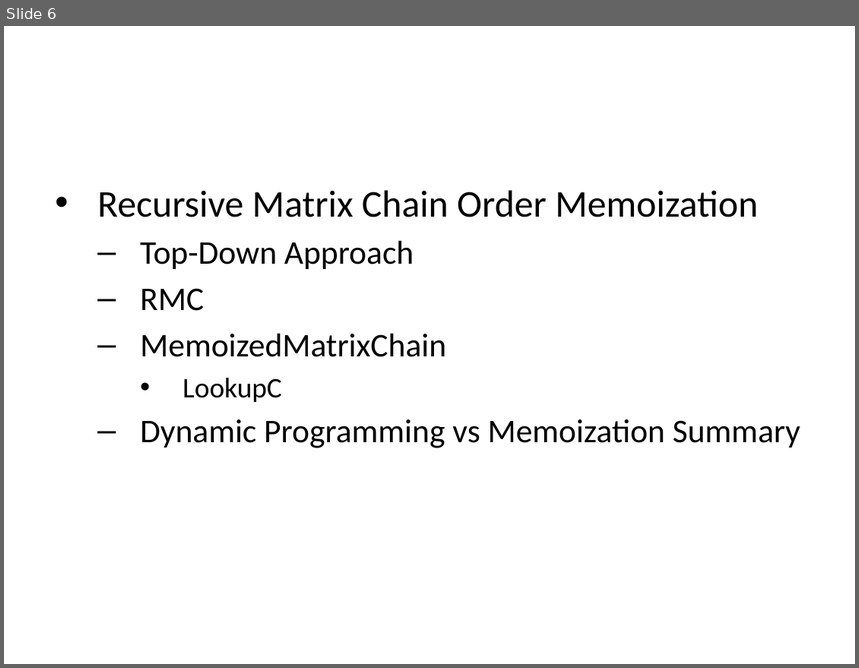
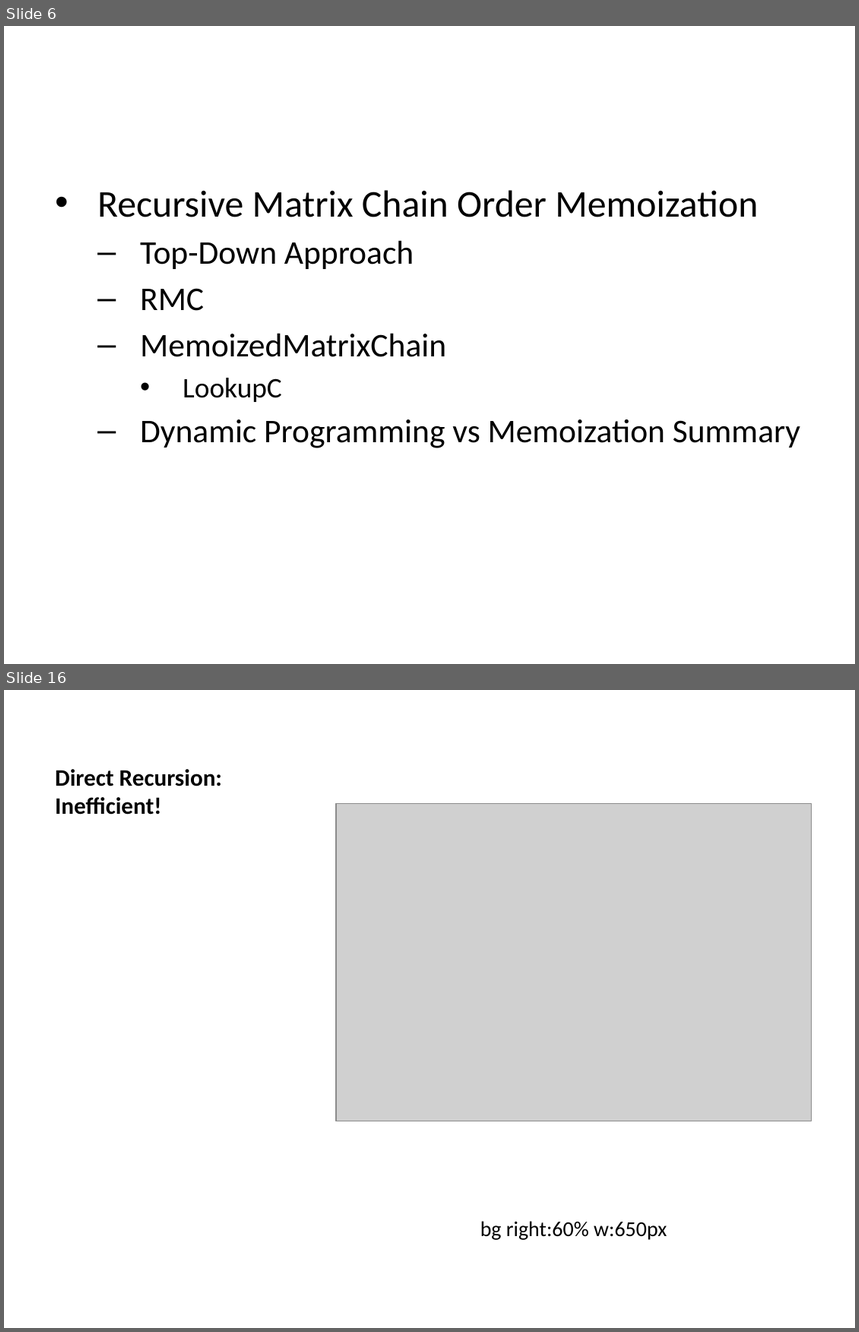
Before and after one commit to ucoruh/ce100-algorithms-and-programming-II, a slide deck: docs/week-6/ce100-week-6-lcs.md_word.pptx. Shown one above the other, each under a label of ours: slide 6 before the commit, slides 6 and 16 after it; the slides between them are not shown. The pictures are 859x668 and 859x1332 pixels, drawn with LibreOffice and Linux fonts; fonts in the diff are those of the drawing; grey boxes stand for pictures. Boxes give left, top, right and bottom in pixels: in the first picture for what was removed or moved away, otherwise in the second. Text is boxed around its words. In the diff, an @@ line names an element or a change of style, - is before the commit and + after.

```diff
--- a/docs/week-6/ce100-week-6-lcs.md_word.pptx
+++ b/docs/week-6/ce100-week-6-lcs.md_word.pptx
@@ slide 16 added at [4, 690, 855, 1328], background #FFFFFF @@
@@ title added at [55, 769, 222, 815], 20 pt, text #000000, bold @@
+Direct Recursion: Inefficient!
@@ picture added at [336, 803, 811, 1122] @@
@@ text added at [481, 1221, 667, 1240], 18 pt, text #000000 @@
+bg right:60% w:650px
```
Also in this commit, not shown: 2 slides changed, 70 other slides added, 1 slide removed, 38 other files.
